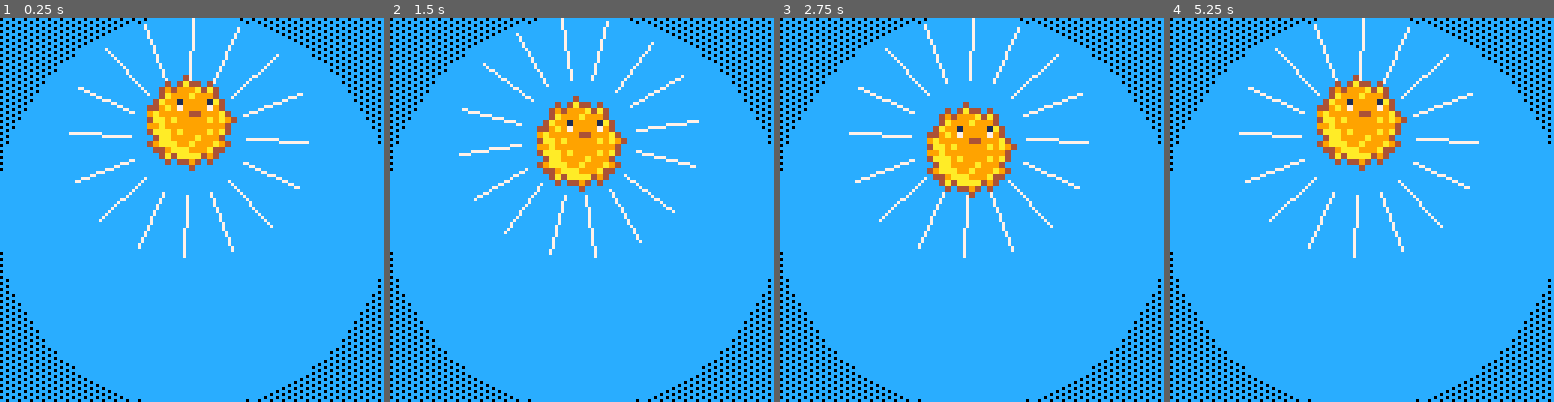
Above: before the commit, frames 1-4 (left to right).
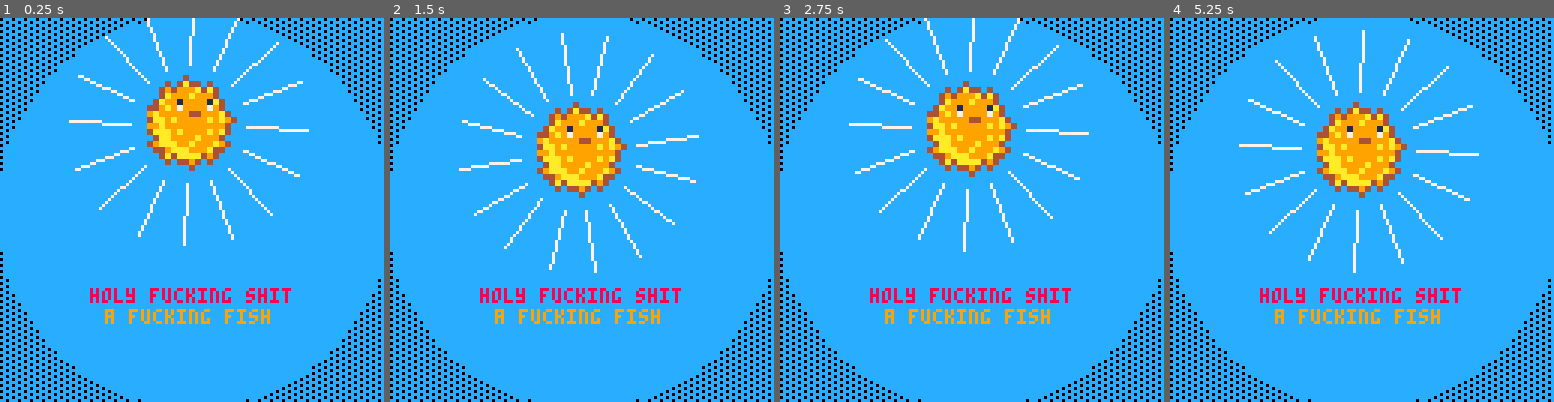
Above: after the commit, the same moments.

Repository: alexhlocke/AlexKotaFirstCart
Game: PICO-8 cartridge fish_display.p8
The game is run twice, just before and just after one commit, with the same random seed, the same clock (stepped at 60 frames per second) and the same inputs.
Inputs:
- Up to frame 1 (0.25 s): no input
- Up to frame 2 (1.5 s): no input
- Up to frame 3 (2.75 s): no input
- Up to frame 4 (5.25 s): no input

The runs differ from the first frame. In frame 1, 4.9% of the frame differs, in the area x 17-81%, y 0-80%; in frame 2, 8.0%; in frame 3, 8.9%; in frame 4, 9.4%.

Commit message:
Shiny Fish
- Implemented shiny colors in the fish_display cart

Diff:
--- a/fish_display.p8
+++ b/fish_display.p8
@@ -8,6 +8,11 @@
  name="mfing trout"
  ,sprt=1
  ,w=2,h=2
+ ,shinycols={
+   {4,2}
+  ,{9,14}
+  ,{10,8}
+ }
 }
 
 function _init()
@@ -48,14 +53,20 @@
 
  --draw fish/lines
  local y=40
+ y+=5*sin(t()/2)
+ draw_flourish_lines(63,y+14)
+
  --y+=5*sin(t())
- draw_flourish_lines(63,y+14)
-
- y+=5*sin(t())
+
+ --set_shiny_pal(fish)
  sspr(fish.sprt%16*8,flr(fish.sprt/16)*8
   ,w,h
   ,63-w*scale/2,y-h*scale/2
   ,w*scale,h*scale)
+ pal()
+
+ print("holy fucking shit",30,90,8)
+ print("a fucking fish",35,97,9)
 end
 
 
@@ -71,33 +82,171 @@
 end
 
 
-…(30 lines of a section not shown)…
+--shiny pal
+function set_shiny_pal(fish)
+ scols=fish.shinycols
+ for i=1,#scols do
+  pal(scols[i][1],scols[i][2])
+ end
+end
+…(161 lines of a section not shown)…
Not shown, changed: 129 lines of the sprite sheet (__gfx__) section of fish_display.p8
Not shown, changed: the thumbnail (__label__) section of fish_display.p8
